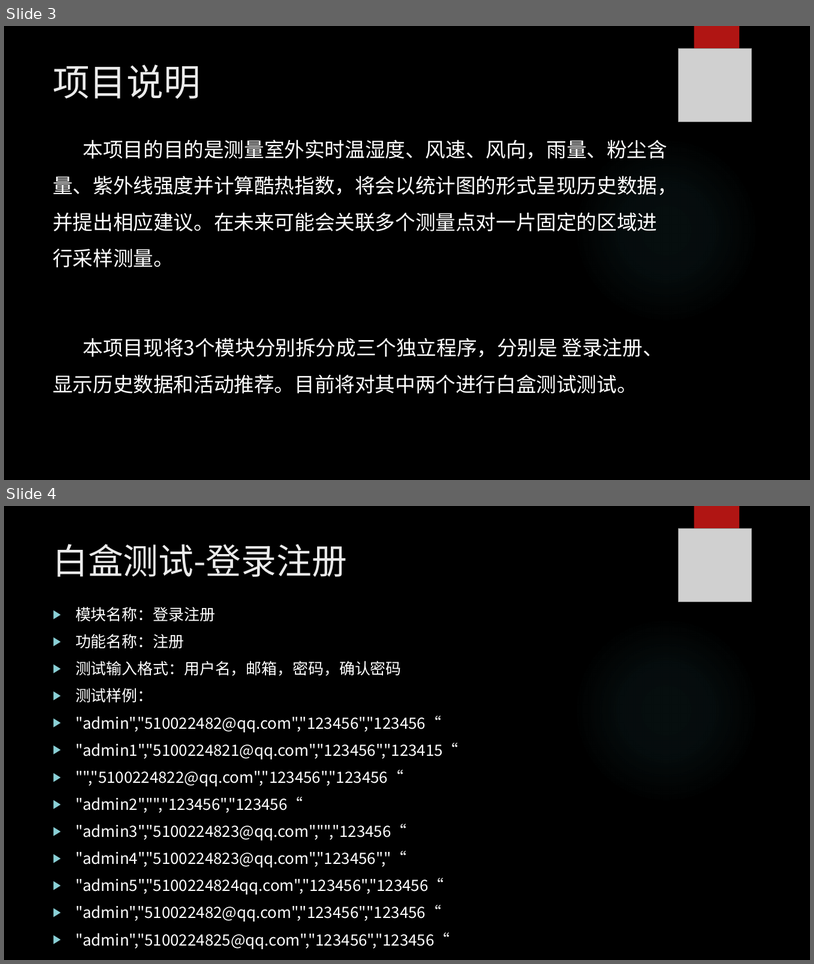
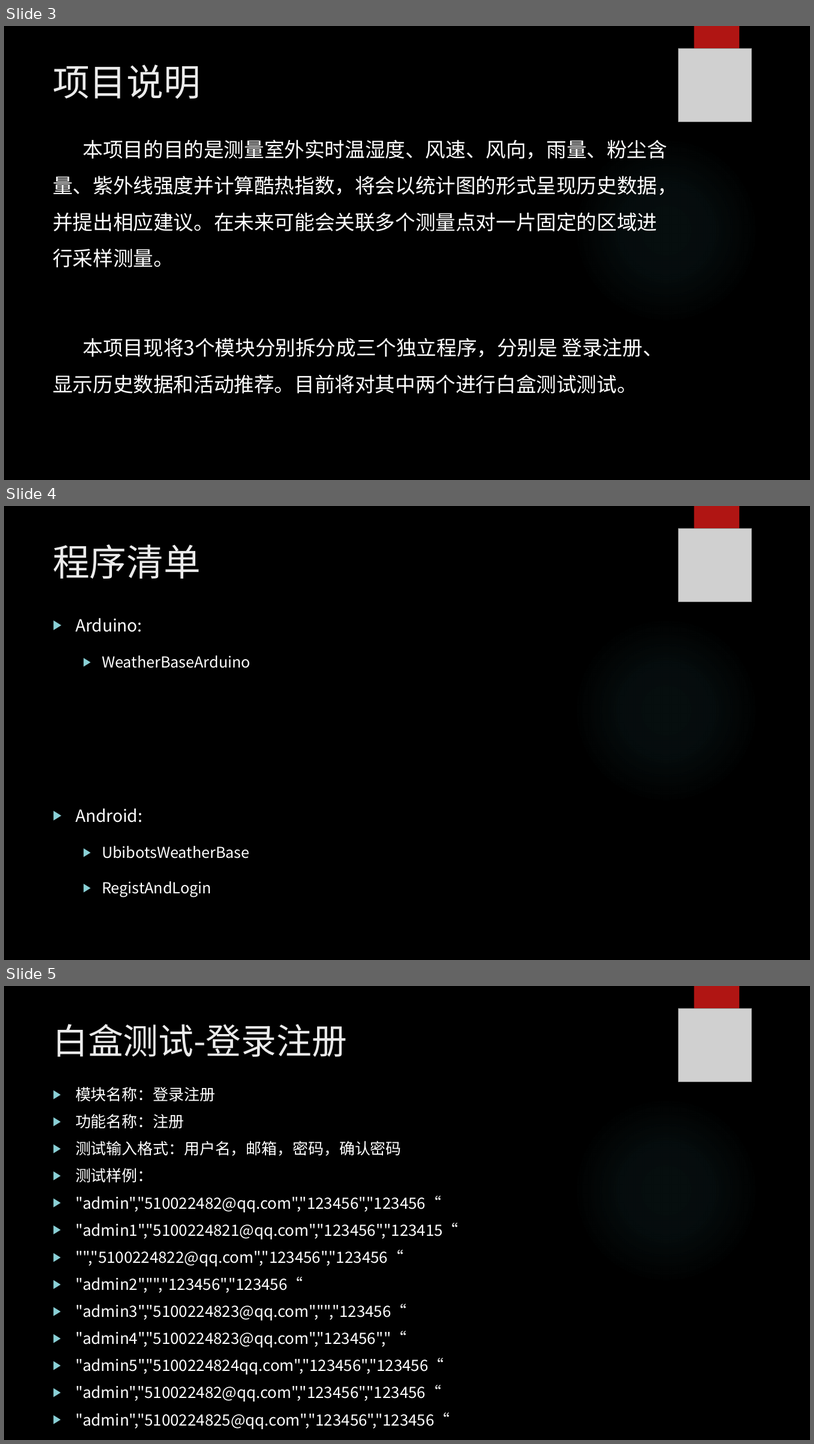
Before and after one commit to WuShuRan/ZUCCSoftwareEngineering, a slide deck: SE-2016A-G08-软件测试/SE-2016A-G08-软件测试评审.pptx. Shown one above the other, each under a label of ours: slides 3 and 4 before the commit, slides 3, 4 and 5 after it. The pictures are 814x964 and 814x1444 pixels, drawn with LibreOffice and Linux fonts; fonts in the diff are those of the drawing; grey boxes stand for pictures; background and template pictures are left out. Boxes give left, top, right and bottom in pixels: in the first picture for what was removed or moved away, otherwise in the second. Text is boxed around its words. In the diff, an @@ line names an element or a change of style, - is before the commit and + after.

```diff
--- a/SE-2016A-G08-软件测试/SE-2016A-G08-软件测试评审.pptx
+++ b/SE-2016A-G08-软件测试/SE-2016A-G08-软件测试评审.pptx
@@ slide 4 added at (4,506,810,960), background picture (left out); not listed: 2 template elements that a slide beside it also shows @@
@@ picture added at (679,528,752,601) @@
@@ title added at (53,544,200,579), 44 pt, text #EBEBEB @@
+程序清单
@@ text added at (75,618,251,897), 18 pt, text #FFFFFF @@
+▶ Arduino:
+  ▶ WeatherBaseArduino
+▶ Android:
+  ▶ UbibotsWeatherBase
+  ▶ RegistAndLogin
@@ what was slide 4 is now slide 5 @@
```
Also in this commit, not shown: 1 slide changed, 39 other files.
